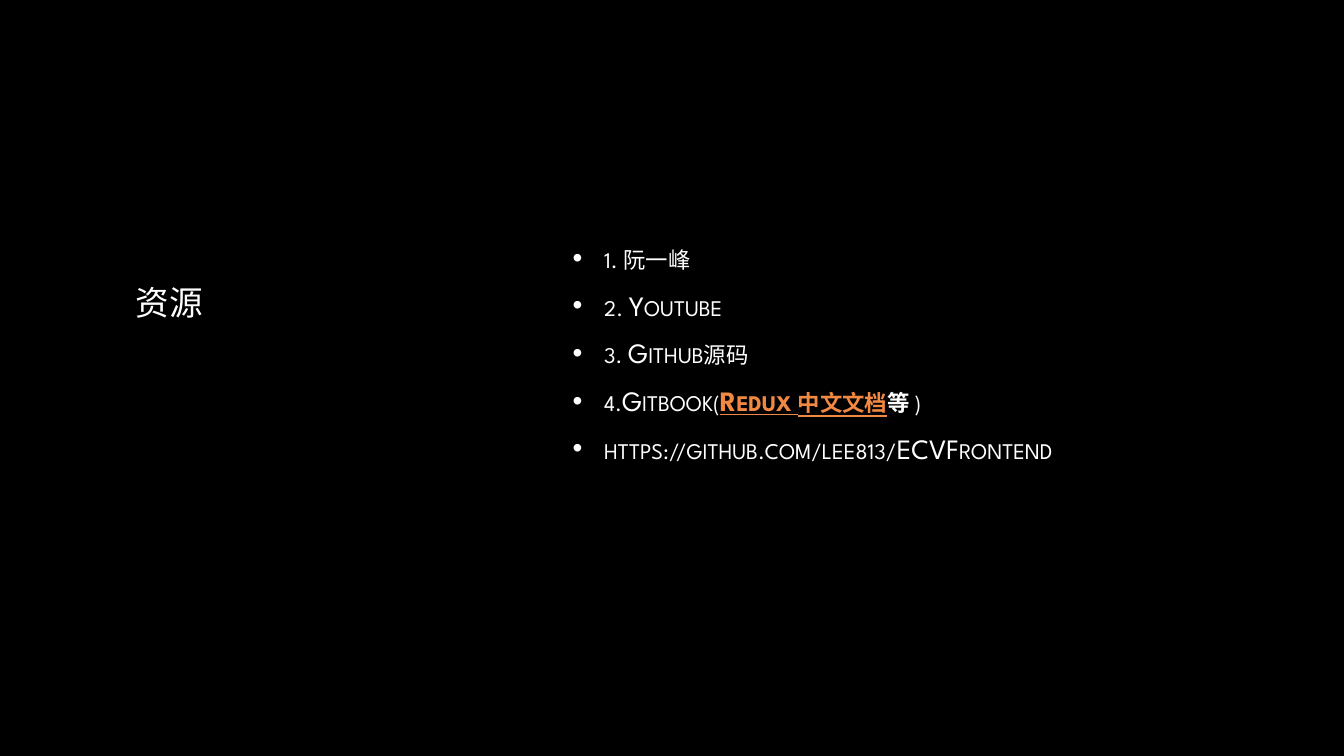
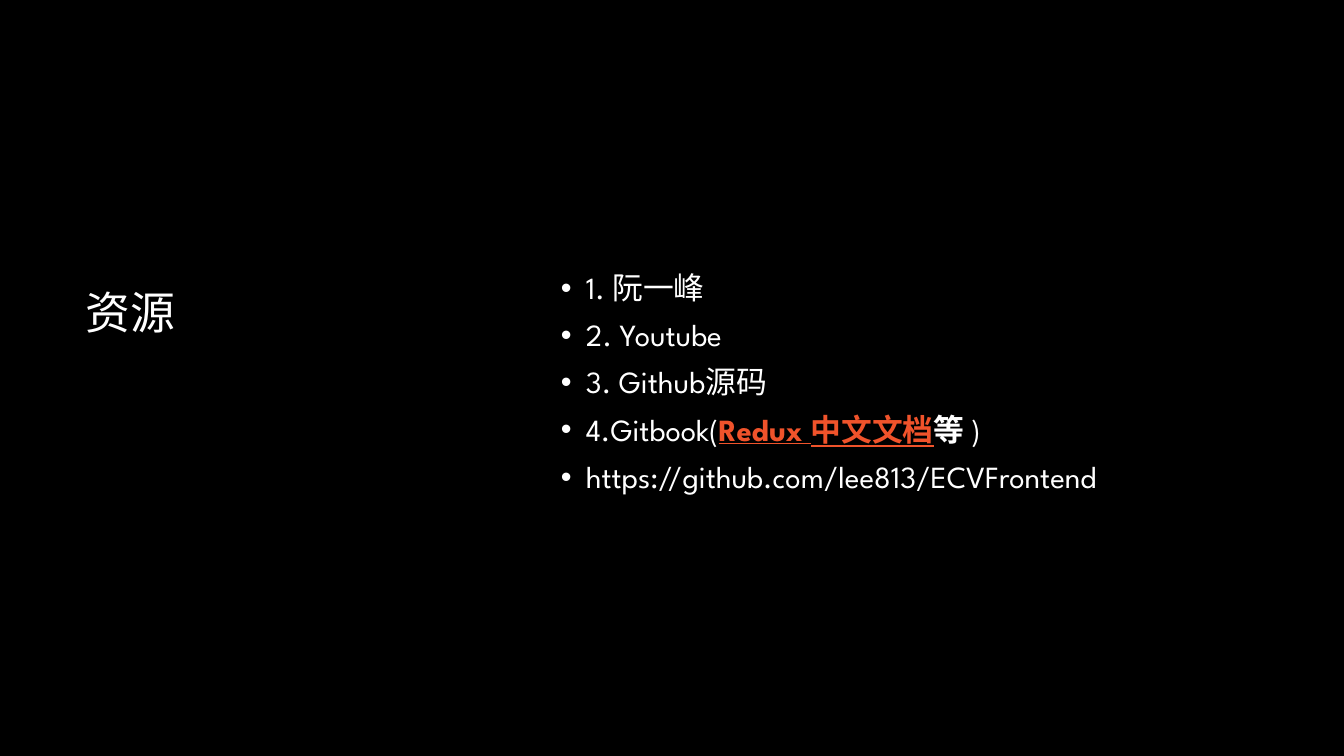
Before and after one commit to lee813/ECVFrontend, a slide deck: slide 9 of 前端课程.pptx (slide 7 before the commit). Drawn at 1344x756 pixels with LibreOffice and Linux fonts; fonts in the diff are those of the drawing; background and template pictures are left out. Boxes give left, top, right and bottom in pixels: in the first picture for what was removed or moved away, otherwise in the second. Text is boxed around its words. In the diff, an @@ line names an element or a change of style, - is before the commit and + after.

```diff
--- a/前端课程.pptx
+++ b/前端课程.pptx
@@ text "1. 阮一峰" moved from (x1=604, y1=249, x2=910, y2=461) to (x1=586, y1=273, x2=1096, y2=495) @@
@@ text "1. 阮一峰" at (x1=586, y1=273, x2=1096, y2=495): size 20 to 22 pt, small capitals off; text colour gradient #FFFFFF to #BFBFBF to #FFFFFF in "1. 阮一峰", "2. Youtube", "3. Github源码", "4.Gitbook(Redux 中文文档等 )" and 1 more places; text colour #F28943 to #F0532B in "4.Gitbook(Redux 中文文档等"; indent changed; line spacing 1 to 0.9 @@
@@ title "资源" moved from (x1=136, y1=287, x2=203, y2=318) to (x1=86, y1=291, x2=176, y2=333) @@
@@ title "资源" at (x1=86, y1=291, x2=176, y2=333): size 24 to 32 pt, text colour gradient #FFFFFF to #A6A6A6 to #FFFFFF; line spacing 1 to 0.9 @@
```
Also in this commit, not shown: 13 other slides changed, 37 slides added, 1 slide removed, 1 other file.
